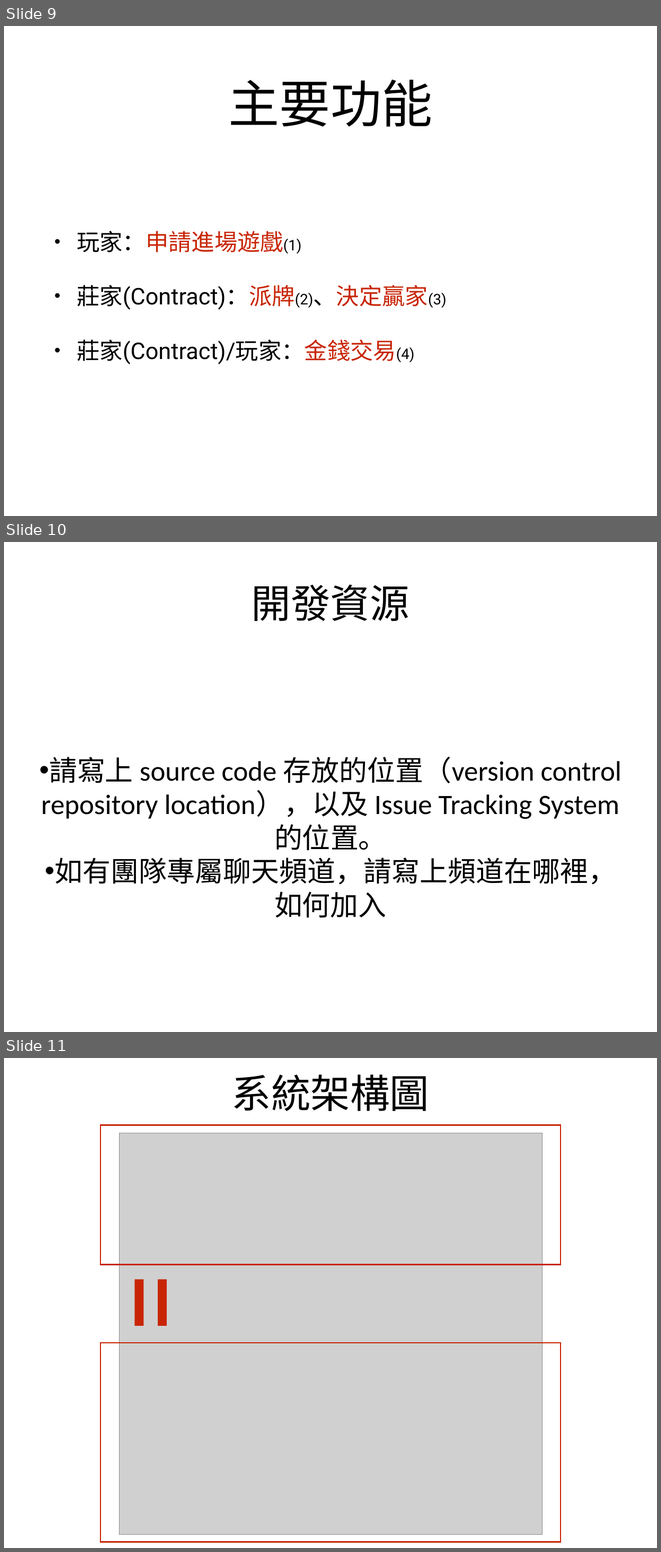
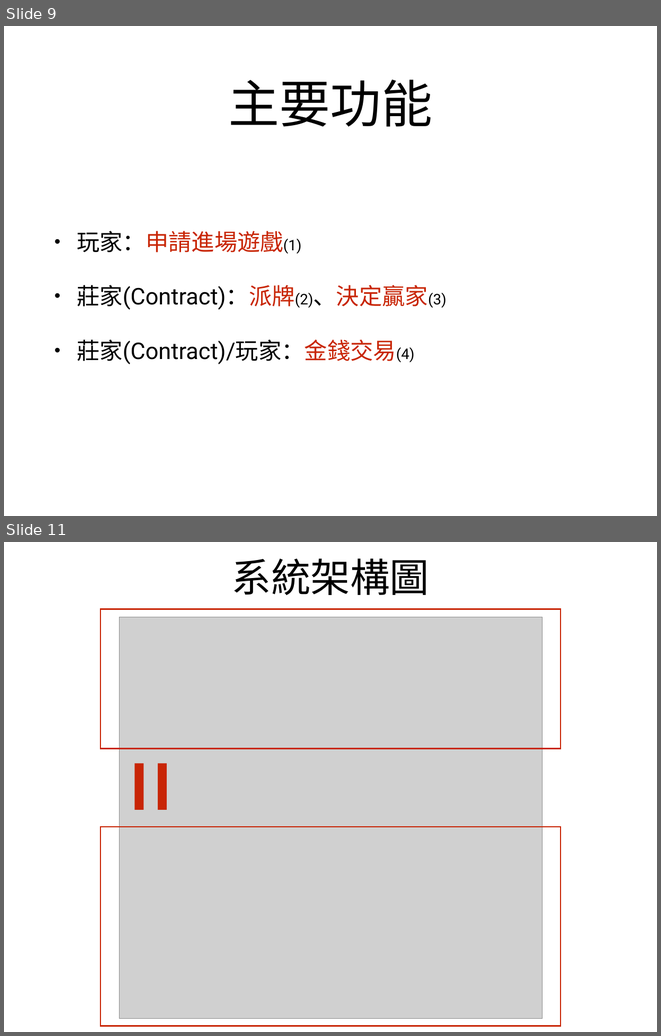
Before and after one commit to NCCU-Software-Engineering/Software-Engineering, a slide deck: Slide/軟體工程簡報_BlackJack.pptx. Shown one above the other, each under a label of ours: slides 9, 10 and 11 before the commit, slides 9 and 11 after it; the slides between them are not shown. The pictures are 661x1552 and 661x1036 pixels, drawn with LibreOffice and Linux fonts; fonts in the diff are those of the drawing; grey boxes stand for pictures. Boxes give left, top, right and bottom in pixels: in the first picture for what was removed or moved away, otherwise in the second. Text is boxed around its words. In the diff, an @@ line names an element or a change of style, - is before the commit and + after.

Commit message:
新增
新增新聞 開發資源

```diff
--- a/Slide/軟體工程簡報_BlackJack.pptx
+++ b/Slide/軟體工程簡報_BlackJack.pptx
@@ slide 10 removed at (x1=4, y1=542, x2=657, y2=1032), background #FFFFFF @@
@@ text removed at (x1=252, y1=584, x2=409, y2=621) @@
-開發資源
@@ text removed at (x1=41, y1=757, x2=621, y2=918) @@
-• 請寫上 source code 存放的位置（version control repository location），以及 Issue Tracking System 的位置。
-• 如有團隊專屬聊天頻道，請寫上頻道在哪裡，如何加入
```
Also in this commit, not shown: 4 slides changed, 3 slides added, 2 other slides removed, 1 other file.
